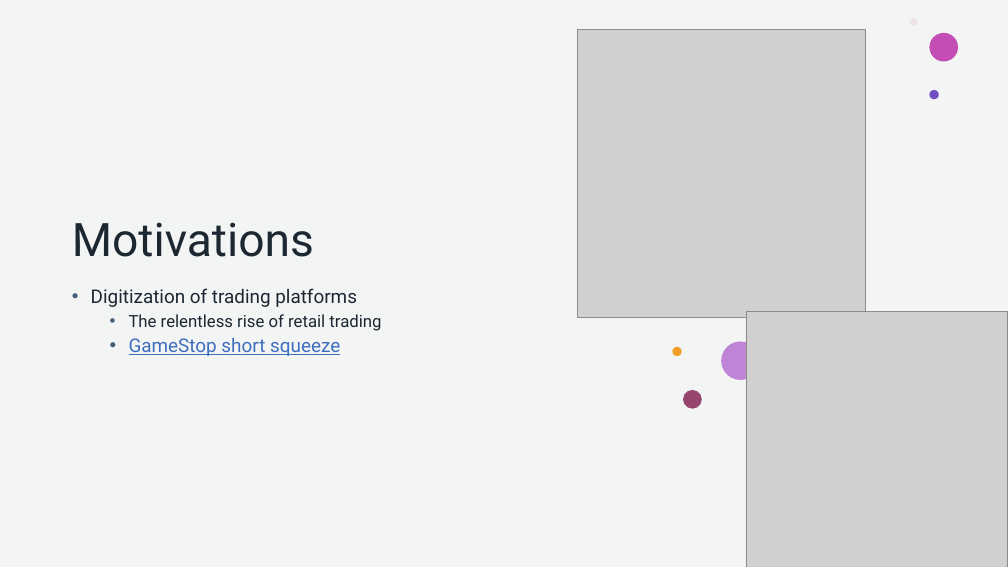
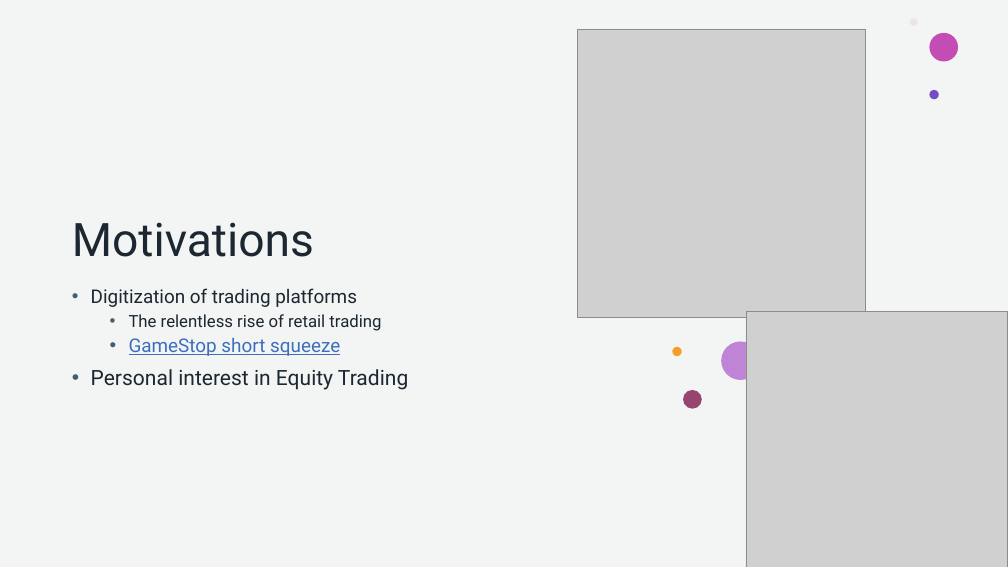
Before and after one commit to howie-zeng/Analyzing-Retail-Sentiment-and-Detecting-Trading-Signals, a slide deck: slide 3 of Presentation.pptx. Drawn at 1008x567 pixels with LibreOffice and Linux fonts; fonts in the diff are those of the drawing; grey boxes stand for pictures. Boxes give left, top, right and bottom in pixels: in the first picture for what was removed or moved away, otherwise in the second. Text is boxed around its words. In the diff, an @@ line names an element or a change of style, - is before the commit and + after.

```diff
--- a/Presentation.pptx
+++ b/Presentation.pptx
@@ text at (91,369,408,390): paragraph added @@
+• Personal interest in Equity Trading
```
Also in this commit, not shown: 4 other slides changed, 1 slide removed.
